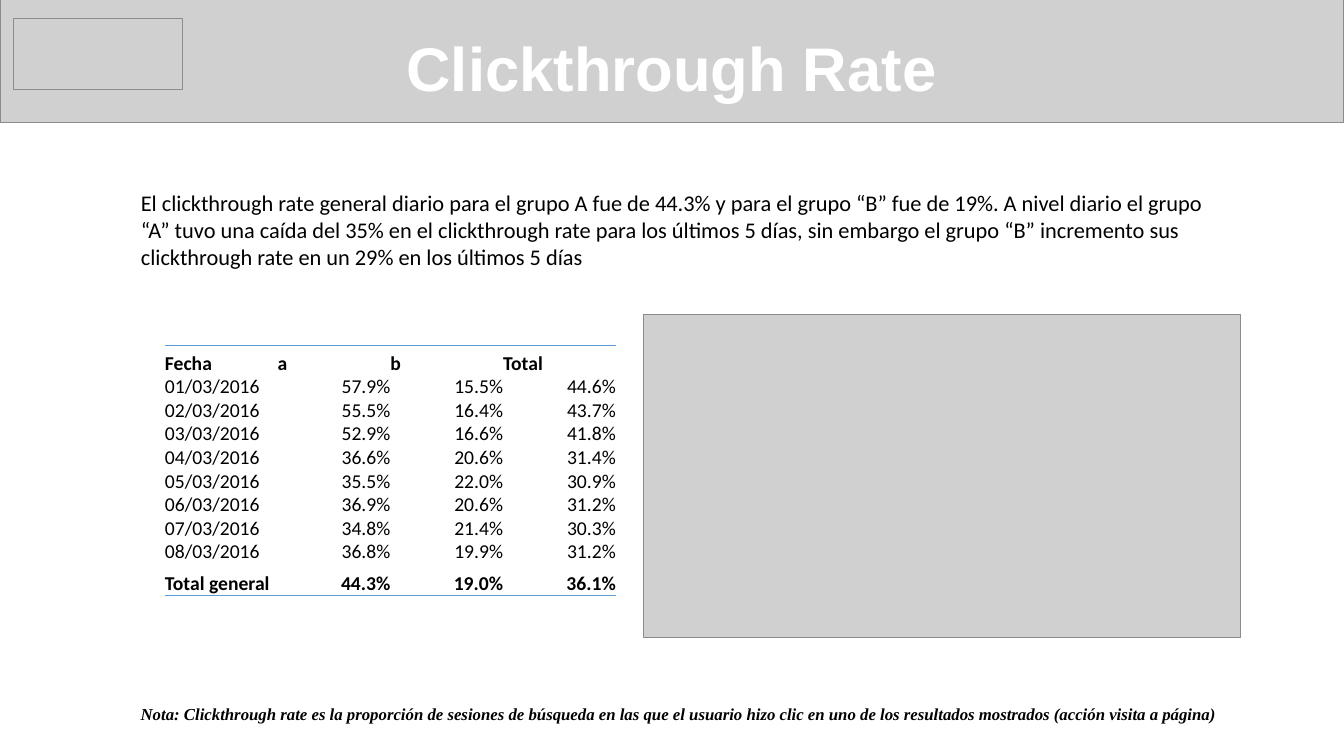
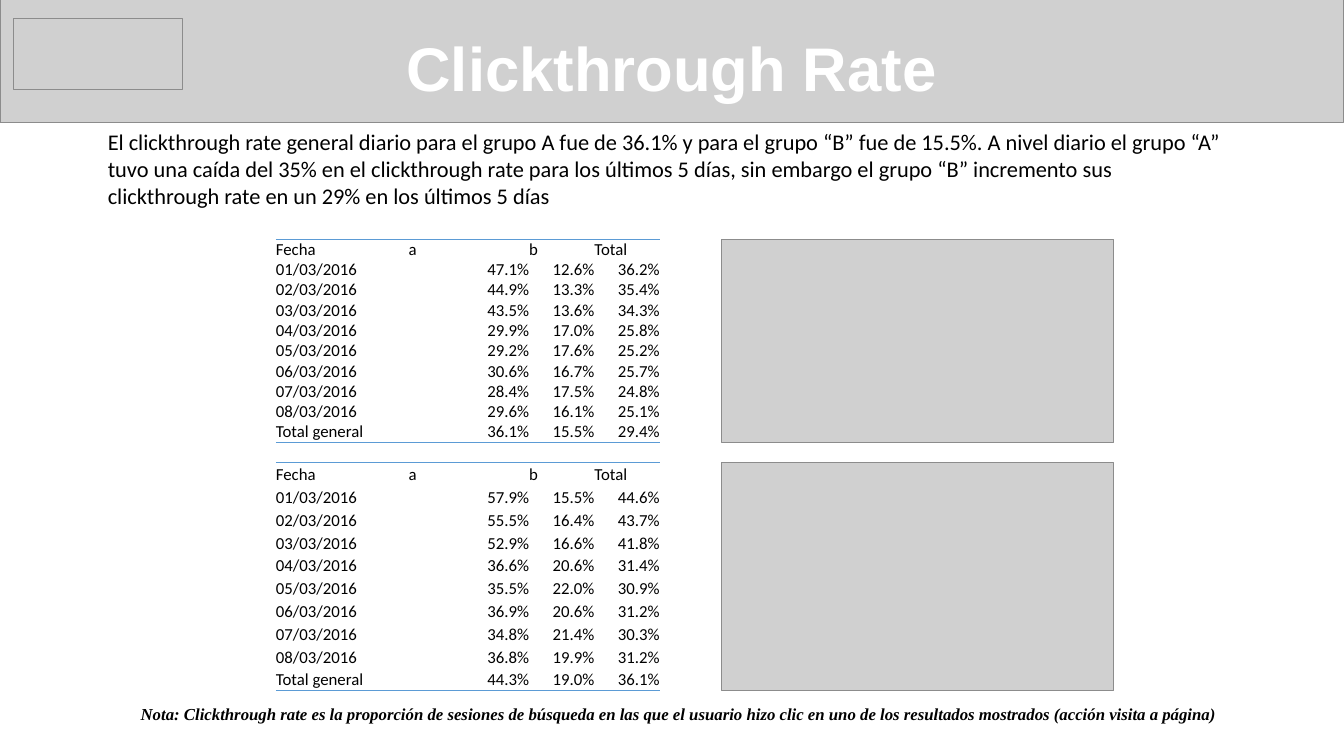
Before and after one commit to AnaPasosG101/Test_AnaCristinaPasos, a slide deck: slide 4 of Presentación.pptx. Drawn at 1344x756 pixels with LibreOffice and Linux fonts; fonts in the diff are those of the drawing; grey boxes stand for pictures. Boxes give left, top, right and bottom in pixels: in the first picture for what was removed or moved away, otherwise in the second. Text is boxed around its words. In the diff, an @@ line names an element or a change of style, - is before the commit and + after.

```diff
--- a/Presentación.pptx
+++ b/Presentación.pptx
@@ text at [108, 134, 1220, 208]: text changed @@
-El clickthrough rate general diario para el grupo A fue de 44.3% y para el grupo “B” fue de 19%. A nivel diario el grupo “A” tuvo una caída del 35% en el clickthrough rate para los últimos 5 días, sin embargo el grupo “B” incremento sus clickthrough rate en un 29% en los últimos 5 días
+El clickthrough rate general diario para el grupo A fue de 36.1% y para el grupo “B” fue de 15.5%. A nivel diario el grupo “A” tuvo una caída del 35% en el clickthrough rate para los últimos 5 días, sin embargo el grupo “B” incremento sus clickthrough rate en un 29% en los últimos 5 días
@@ table added at [276, 240, 661, 689], 10 rows, 4 columns @@
+Fecha | a | b | Total
+01/03/2016 | 47.1% | 12.6% | 36.2%
+02/03/2016 | 44.9% | 13.3% | 35.4%
+03/03/2016 | 43.5% | 13.6% | 34.3%
+04/03/2016 | 29.9% | 17.0% | 25.8%
+05/03/2016 | 29.2% | 17.6% | 25.2%
+06/03/2016 | 30.6% | 16.7% | 25.7%
+07/03/2016 | 28.4% | 17.5% | 24.8%
+08/03/2016 | 29.6% | 16.1% | 25.1%
+Total general | 36.1% | 15.5% | 29.4%
@@ picture added at [722, 240, 1114, 443] @@
@@ picture removed at [643, 315, 1240, 637] @@
@@ table at [276, 463, 661, 692] @@
@@ size 14 to 12 pt @@
@@ bold off in "Fecha", "a", "b", "Total" and 4 more places @@
@@ table: place and size @@
-table at [165, 346, 617, 600]
+table at [276, 463, 661, 692]
@@ picture added at [722, 463, 1114, 691] @@
```
Also in this commit, not shown: 2 other slides changed, 1 slide added, 1 other file.
